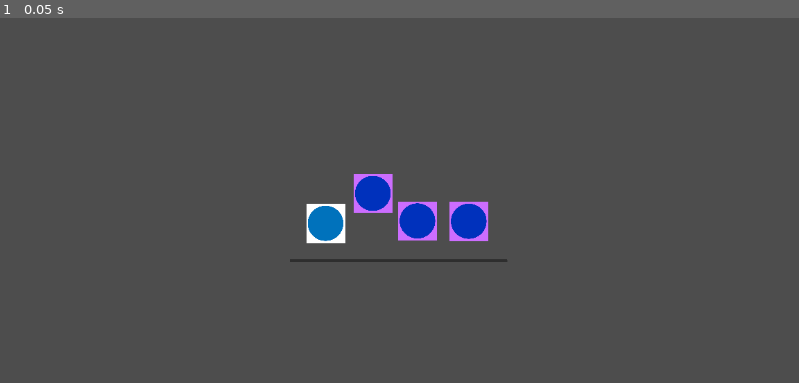
Above: before the commit, frame 1.
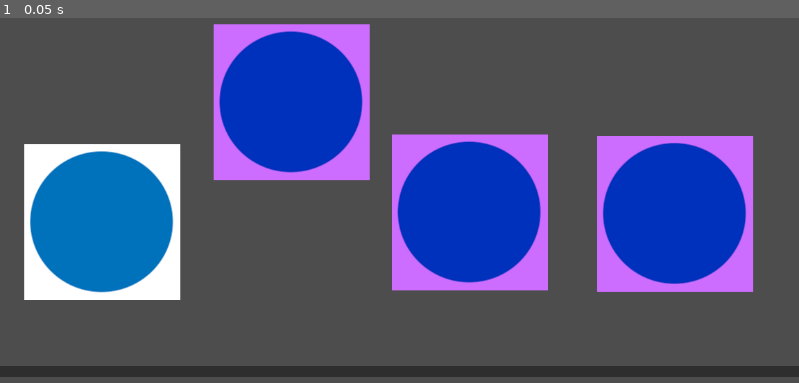
Above: after the commit, the same moment.

Repository: s-france/GGJ2024GoombaGame
Game: Godot game, scene res://scene2D.tscn
Same seed, same stepped clock (60 frames per second), same inputs: the game is played once before the commit and once after it. This scene is started directly instead of the project's main scene.
Inputs:
- Up to frame 1 (0.05 s): no input

The runs differ from the first frame. In frame 1, 37% of the frame differs, in the area x 0-100%, y 1-99%.

Commit message:
Revert "Merge branch 'main' of https://github.com/s-france/GGJ2024GoombaGame"
This reverts commit 26db44253eaaeb8eb0c9fb8c0a77e3a48d283f00, reversing
changes made to aa87690eb9ab84c76c0268c09a6232b0666fe00e.

Diff:
--- a/GoombaGame/Player.gd
+++ b/GoombaGame/Player.gd
@@ -1,8 +1,8 @@
 extends CharacterBody2D
 
 const speed = 400.0
-const friction = 5000.0
-const accel = 2000.0
+const friction = 8000.0
+const accel = 4000.0
 
 func _physics_process(delta):
 
@@ -21,3 +21,8 @@
 	else:
 		velocity += (input * accel * delta)
 		velocity.limit_length(speed)
+
+	for i in get_slide_collision_count():
+		var collision = get_slide_collision(i)
+		if collision.get_collider() is Player2:
+			collision.get_collider().queue_free()
--- a/GoombaGame/main_menu.tscn
+++ /dev/null
@@ -1,19 +0,0 @@
-[gd_scene format=3 uid="uid://41nhnqjch4oi"]
-
-[node name="MainMenu" type="Control"]
-layout_mode = 3
-anchors_preset = 15
-anchor_right = 1.0
-anchor_bottom = 1.0
-grow_horizontal = 2
-grow_vertical = 2
-
-[node name="RichTextLabel" type="RichTextLabel" parent="."]
-layout_mode = 0
-offset_right = 40.0
-offset_bottom = 40.0
-scale = Vector2(4.18446, 3.03408)
-text = "Game Title"
-fit_content = true
-scroll_active = false
-autowrap_mode = 0
--- a/GoombaGame/player2.gd
+++ b/GoombaGame/player2.gd
@@ -5,8 +5,8 @@
 
 
 const speed = 400.0
-const friction = 5000.0
-const accel = 2000.0
+const friction = 8000.0
+const accel = 5000.0
 
 var inControl : bool = false
 
--- a/GoombaGame/scene2D.tscn
+++ b/GoombaGame/scene2D.tscn
@@ -7,10 +7,13 @@
 [sub_resource type="RectangleShape2D" id="RectangleShape2D_8oryc"]
 size = Vector2(1262, 17)
 
+[sub_resource type="RectangleShape2D" id="RectangleShape2D_ivxac"]
+size = Vector2(186, 2685)
+
+[sub_resource type="RectangleShape2D" id="RectangleShape2D_b7m48"]
+size = Vector2(4667, 102)
+
 [node name="World" type="Node2D"]
-
-[node name="Camera2D" type="Camera2D" parent="."]
-zoom = Vector2(0.25, 0.25)
 
 [node name="Platform" type="Panel" parent="."]
 offset_left = -633.0
@@ -27,18 +30,54 @@
 
 [node name="Player" parent="." instance=ExtResource("1_f73e4")]
 position = Vector2(-425, 6)
+collision_mask = 3
 
 [node name="P2Controller" type="Node2D" parent="."]
 script = ExtResource("2_dxr3p")
 
 [node name="Player2-1" parent="P2Controller" node_paths=PackedStringArray("control") instance=ExtResource("2_7n67y")]
 position = Vector2(105, -8)
+collision_layer = 2
 control = NodePath("..")
 
 [node name="Player2-2" parent="P2Controller" node_paths=PackedStringArray("control") instance=ExtResource("2_7n67y")]
 position = Vector2(401, -6)
+collision_layer = 2
 control = NodePath("..")
 
 [node name="Player2-3" parent="P2Controller" node_paths=PackedStringArray("control") instance=ExtResource("2_7n67y")]
 position = Vector2(-152, -167)
+collision_layer = 2
 control = NodePath("..")
+
+[node name="Camera2D" type="Camera2D" parent="."]
+position = Vector2(3, 6)
+scale = Vector2(1.59127, 0.923301)
+
+[node name="StaticBody2D3" type="StaticBody2D" parent="."]
+position = Vector2(-2830, 353)
+
+[node name="CollisionShape2D" type="CollisionShape2D" parent="StaticBody2D3"]
+position = Vector2(1039, -297)
+shape = SubResource("RectangleShape2D_ivxac")
+
+[node name="StaticBody2D5" type="StaticBody2D" parent="."]
+position = Vector2(1958, 403)
+
+[node name="CollisionShape2D" type="CollisionShape2D" parent="StaticBody2D5"]
+position = Vector2(-172, -377)
+shape = SubResource("RectangleShape2D_ivxac")
+
+[node name="StaticBody2D2" type="StaticBody2D" parent="."]
+position = Vector2(-1451, -1337)
+
+[node name="CollisionShape2D" type="CollisionShape2D" parent="StaticBody2D2"]
+position = Vector2(1458, 241)
+shape = SubResource("RectangleShape2D_b7m48")
+
+[node name="StaticBody2D4" type="StaticBody2D" parent="."]
+position = Vector2(-1482, 1377)
+
+[node name="CollisionShape2D" type="CollisionShape2D" parent="StaticBody2D4"]
+position = Vector2(1516, -241)
+shape = SubResource("RectangleShape2D_b7m48")
Not shown: 1 places in GoombaGame/scene2D.tscn that only renumber resources
Not shown, added: GoombaGame/scene2D.tscn-sh9tSv
